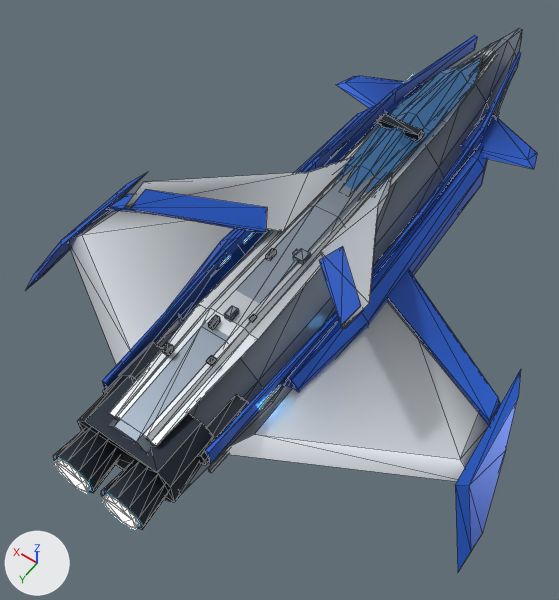
The glTF model models/scout.glb, before and after one commit.
Camera for both pictures: a 50 mm lens placed at (-6.95, 13.74, 15.05), pointed at (0.36, 3.5, -1.03). Arrows for +X, +Y and +Z are at lower left; the lights stay in place. The older version comes first. Mesh edges are drawn as thin lines. Where no turn or scale is listed for an object, it has been applied to the vertices. Vertices at exactly the same position are counted once.

The first picture shows 'hull_scout.001'.
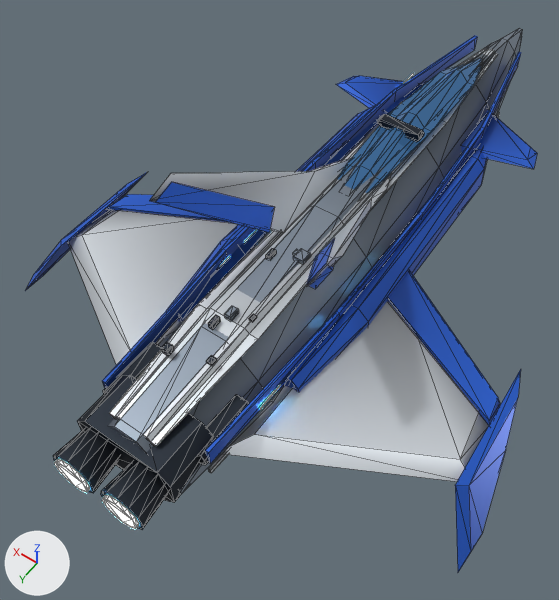
Where the newer file only moved an object's origin or applied its transform, the numbers keep the older frame.

Pixel boxes [x1, y1, x2, y2] of what changed, in the pictures (559 x 600 px; the box of a moved part takes in the faces that stretch with it):
```json
{"part": 1, "of": "me_hull_scout", "change": "moved or reshaped", "before": [124, 157, 352, 232], "after": [149, 158, 351, 233]}
{"part": 2, "of": "me_hull_scout", "change": "moved or reshaped", "before": [320, 173, 392, 329], "after": [307, 174, 391, 286]}
{"part": 3, "of": "me_hull_scout", "change": "moved or reshaped", "before": [131, 189, 267, 232], "after": [156, 182, 274, 233]}
{"part": 4, "of": "me_hull_scout", "change": "moved or reshaped", "before": [319, 246, 363, 328], "after": [306, 238, 335, 289]}
```

Scene script edits in JSON lines:
```json
{"block": "me_hull_scout", "where": "# used by ob_hull_scout_001; location = (0.0, 0.26, 0.49)"}
{"op": "remove", "block": "me_hull_scout", "code": "me_hull_scout.from_pydata(...)  # 752 vertices, 1260 faces; spans x -6.8..6.8, y -10.3..10.3, z -2.5..2.5"}
{"op": "add", "block": "me_hull_scout", "code": "me_hull_scout.from_pydata(...)  # 752 vertices, 1260 faces; spans x -6.8..6.8, y -10.3..10.3, z -2.5..3.2"}
{"block": "me_hull_scout", "change": "me_hull_scout part 1: the loose piece of 10 vertices spanning x 0.6..3.0, y -0.6..5.6, z 0.6..2.5 is scaled about its middle by (0.636, 1, 1.4), then moved by (-0.4, 0.0, 0.4)"}
{"block": "me_hull_scout", "change": "me_hull_scout part 2: the loose piece of 10 vertices spanning x -3.0..-0.6, y -0.6..5.6, z 0.6..2.5 is scaled about its middle by (0.636, 1, 1.4), then moved by (0.4, 0.0, 0.4)"}
{"block": "me_hull_scout", "change": "me_hull_scout part 3: the loose piece of 8 vertices spanning x 0.8..2.8, y 2.7..5.5, z 0.7..2.4 is scaled about its middle by (0.638, 1, 1.4), then moved by (-0.4, 0.0, 0.4)"}
{"block": "me_hull_scout", "change": "me_hull_scout part 4: the loose piece of 8 vertices spanning x -2.8..-0.8, y 2.7..5.5, z 0.7..2.4 is scaled about its middle by (0.638, 1, 1.4), then moved by (0.4, 0.0, 0.4)"}
```
